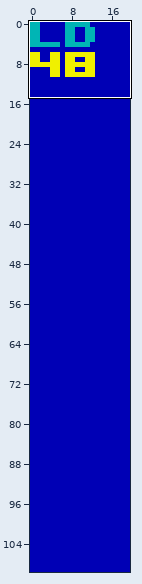
Tiled map: map/level.tmx. The first picture is a wide view before the edit; the outline marks the close-up.
Close-up. Before the edit:
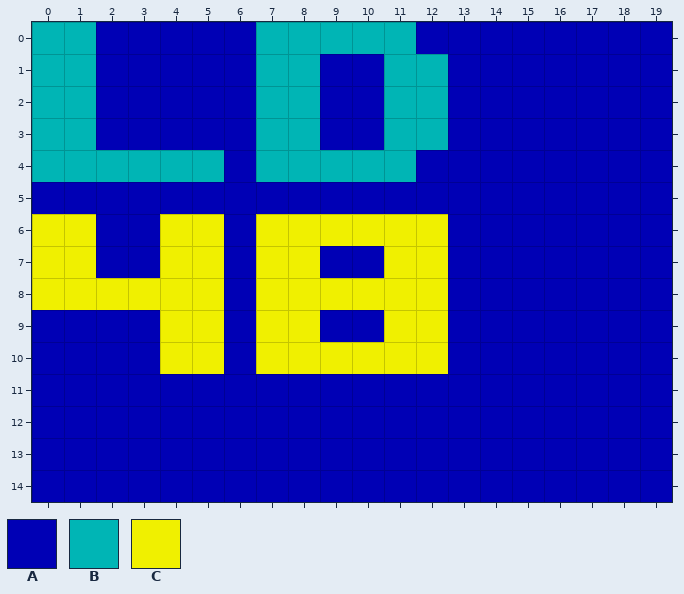
Cells are 8x8 px. Shown: x 0..19, y 0..14.
Key: from "Speccy-tiles": A 1, B 5, C 14.
_ is an empty cell.
Layer "Tile Layer 1" before, first column x 0:
 0 BBAAAAABBBBBAAAAAAAA
 1 BBAAAAABBAABBAAAAAAA
 2 BBAAAAABBAABBAAAAAAA
 3 BBAAAAABBAABBAAAAAAA
 4 BBBBBBABBBBBAAAAAAAA
 5 AAAAAAAAAAAAAAAAAAAA
 6 CCAACCACCCCCCAAAAAAA
 7 CCAACCACCAACCAAAAAAA
 8 CCCCCCACCCCCCAAAAAAA
 9 AAAACCACCAACCAAAAAAA
10 AAAACCACCCCCCAAAAAAA
11 AAAAAAAAAAAAAAAAAAAA
12 AAAAAAAAAAAAAAAAAAAA
13 AAAAAAAAAAAAAAAAAAAA
14 AAAAAAAAAAAAAAAAAAAA
The result:
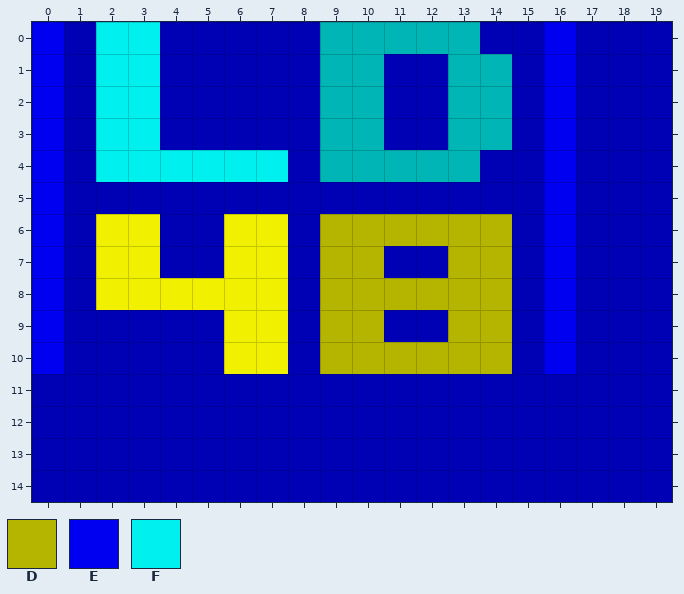
Further tiles: from "Speccy-tiles": D 6, E 9, F 13.
Edits made:
Layer "Tile Layer 1":
Tile B becomes tile A in row 0 at x 1 and 7 to 8; in rows 1 to 3 at x 1, 7 to 8 and 11 to 12; in row 4 at x 1 and 8.
Tile C becomes tile A in row 6 at x 1, 4 to 5 and 8; in row 7 at x 1, 4 to 5, 8 and 11 to 12; in row 8 at x 1 and 8; in row 9 at x 4 to 5, 8 and 11 to 12; in row 10 at x 4 to 5 and 8.
Tile A becomes tile B in row 0 at x 12 to 13; in rows 1 to 3 at x 9 to 10 and 13 to 14; in row 4 at x 12 to 13.
Tile A becomes tile C in rows 6 to 7 at x 2 to 3 and 6; in rows 8 to 10 at x 6.
Tile A becomes tile D in row 6 at x 13 to 14; in row 7 at x 9 to 10 and 13 to 14; in row 8 at x 13 to 14; in row 9 at x 9 to 10 and 13 to 14; in row 10 at x 13 to 14.
Tile C becomes tile D in row 6 at x 9 to 12; in row 8 at x 9 to 12; in row 10 at x 9 to 12.
Tile A becomes tile E in rows 0 to 4 at x 16; in row 5 at x 0 and 16; in rows 6 to 8 at x 16; in rows 9 to 10 at x 0 and 16.
Tile B becomes tile E in rows 0 to 4 at x 0.
Tile C becomes tile E in rows 6 to 8 at x 0.
Tile A becomes tile F in rows 0 to 3 at x 2 to 3; in row 4 at x 6.
Tile B becomes tile F in row 4 at x 2 to 5 and 7.
Boxes around the changes in both close-ups, in picture pixels (x1, y1, x2, y2):
changed: (32, 22, 512, 374)
changed: (544, 22, 576, 374)
